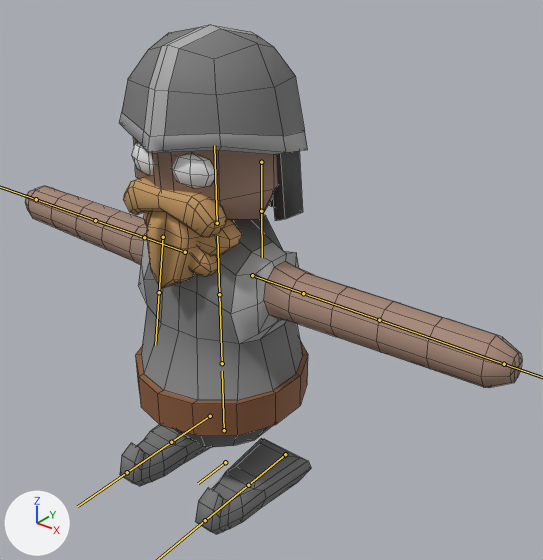
Before and after pictures for a commit that changed the FBX model Assets/Character/Knight.fbx.
Camera for both pictures: a 50 mm camera at (0.939, -1.005, 1.129) aimed at (0.003, 0.165, 0.403). Every picture has the same lights, and +X, +Y and +Z are marked at lower left. The bones that bend it are drawn over the model as lines. Mesh edges are drawn as thin lines.

Names of what the first picture shows: 'Knight'.
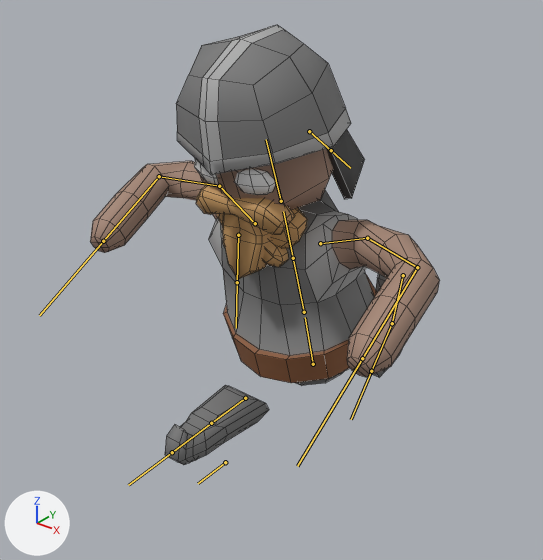
The newer file adds an action. The first version stands in its rest pose; the second is drawn at frame 12 of the action 'Armature|Push'.

Changed parts and their boxes (x1, y1, x2, y2) in the pictures (543 x 560 px):
```json
{"object": "Knight", "change": "posed", "before": [25, 25, 522, 534], "after": [90, 25, 440, 465], "on screen": "30% narrower, 14% shorter"}
{"bone": "Hips", "before": "(224, 430) to (222, 371)", "after": "(313, 364) to (305, 317)"}
{"bone": "Belly", "before": "(222, 363) to (219, 294)", "after": "(304, 312) to (293, 258)"}
{"bone": "Head", "before": "(217, 223) to (214, 145)", "after": "(281, 201) to (266, 139)"}
{"bone": "Helmet", "before": "(261, 162) to (261, 211)", "after": "(309, 131) to (331, 150)"}
{"bone": "Beard", "before": "(163, 237) to (159, 292)", "after": "(238, 235) to (237, 282)"}
{"bone": "Shoulder.L", "before": "(252, 275) to (303, 293)", "after": "(320, 243) to (367, 238)"}
{"bone": "UpperArm.L", "before": "(303, 293) to (379, 320)", "after": "(367, 238) to (417, 267)"}
{"bone": "LowerArm.L", "before": "(379, 320) to (504, 364)", "after": "(417, 267) to (362, 358)"}
{"bone": "Shoulder.R", "before": "(185, 252) to (144, 237)", "after": "(255, 223) to (219, 186)"}
{"bone": "UpperArm.R", "before": "(144, 237) to (95, 220)", "after": "(219, 186) to (159, 176)"}
{"bone": "LowerArm.R", "before": "(95, 220) to (36, 199)", "after": "(159, 176) to (103, 241)"}
{"bone": "Ankle.L", "before": "(285, 454) to (248, 485)", "after": "(403, 275) to (392, 323)"}
{"bone": "Foot.L", "before": "(248, 485) to (205, 520)", "after": "(392, 323) to (371, 371)"}
{"bone": "Ankle.R", "before": "(210, 416) to (171, 442)", "after": "(245, 398) to (211, 423)"}
{"bone": "Foot.R", "before": "(171, 442) to (127, 472)", "after": "(211, 423) to (172, 452)"}
```

The change, as JSON lines over the scene's bpy script:
```json
{"block": "bone_hips", "where": "bone_hips = bpy.data.objects['Armature'].pose.bones['Hips']  # child of 'Root'"}
{"op": "set", "path": "bone_hips.location", "old": "(0.0, 0.0, 0.0)", "new": "(0.0, 0.008, -0.34)"}
{"op": "set", "path": "bone_hips.rotation_quaternion", "old": "(1.0, 0.0, 0.0, 0.0)", "new": "(0.991, 0.13, 0.0, 0.0)", "note": "degrees (0, 0, 0) -> degrees (15, 0, 0)"}
{"block": "bone_belly", "where": "bone_belly = bpy.data.objects['Armature'].pose.bones['Belly']  # child of 'Hips'"}
{"op": "set", "path": "bone_belly.rotation_quaternion", "old": "(1.0, 0.0, 0.0, 0.0)", "new": "(1.0, 0.013, 0.0, 0.0)", "note": "degrees (0, 0, 0) -> degrees (2, 0, 0)"}
{"block": "bone_head", "where": "bone_head = bpy.data.objects['Armature'].pose.bones['Head']  # child of 'Chest'"}
{"op": "set", "path": "bone_head.rotation_quaternion", "old": "(1.0, 0.0, 0.0, 0.0)", "new": "(1.0, 0.028, 0.003, -0.001)", "note": "degrees (0, 0, 0) -> degrees (3, 0, 0)"}
{"block": "bone_helmet", "where": "bone_helmet = bpy.data.objects['Armature'].pose.bones['Helmet']  # child of 'Head'"}
{"op": "set", "path": "bone_helmet.rotation_quaternion", "old": "(1.0, 0.0, 0.0, 0.0)", "new": "(0.955, -0.001, 0.0, -0.297)", "note": "degrees (0, 0, 0) -> degrees (0, 0, -35)"}
{"block": "bone_beard", "where": "bone_beard = bpy.data.objects['Armature'].pose.bones['Beard']  # child of 'Head'"}
{"op": "set", "path": "bone_beard.rotation_quaternion", "old": "(1.0, 0.0, 0.0, 0.0)", "new": "(0.993, 0.001, 0.0, 0.116)", "note": "degrees (0, 0, 0) -> degrees (0, 0, 13)"}
{"block": "bone_shoulder_l", "where": "bone_shoulder_l = bpy.data.objects['Armature'].pose.bones['Shoulder.L']  # child of 'Chest'"}
{"op": "set", "path": "bone_shoulder_l.rotation_quaternion", "old": "(1.0, 0.0, 0.0, 0.0)", "new": "(0.949, -0.006, -0.262, 0.175)", "note": "degrees (0, 0, 0) -> degrees (-7, -30, 23)"}
{"block": "bone_upperarm_l", "where": "bone_upperarm_l = bpy.data.objects['Armature'].pose.bones['UpperArm.L']  # child of 'Shoulder.L'"}
{"op": "set", "path": "bone_upperarm_l.rotation_quaternion", "old": "(1.0, 0.0, 0.0, 0.0)", "new": "(0.939, -0.17, 0.223, -0.199)", "note": "degrees (0, 0, 0) -> degrees (-26, 21, -29)"}
{"block": "bone_lowerarm_l", "where": "bone_lowerarm_l = bpy.data.objects['Armature'].pose.bones['LowerArm.L']  # child of 'UpperArm.L'"}
{"op": "set", "path": "bone_lowerarm_l.rotation_quaternion", "old": "(1.0, 0.0, 0.0, 0.0)", "new": "(0.787, 0.085, 0.287, -0.539)", "note": "degrees (0, 0, 0) -> degrees (-12, 33, -72)"}
{"block": "bone_shoulder_r", "where": "bone_shoulder_r = bpy.data.objects['Armature'].pose.bones['Shoulder.R']  # child of 'Chest'"}
{"op": "set", "path": "bone_shoulder_r.rotation_quaternion", "old": "(1.0, 0.0, 0.0, 0.0)", "new": "(0.913, -0.31, 0.265, -0.035)", "note": "degrees (0, 0, 0) -> degrees (-41, 28, -15)"}
{"block": "bone_upperarm_r", "where": "bone_upperarm_r = bpy.data.objects['Armature'].pose.bones['UpperArm.R']  # child of 'Shoulder.R'"}
{"op": "set", "path": "bone_upperarm_r.rotation_quaternion", "old": "(1.0, 0.0, 0.0, 0.0)", "new": "(0.8, -0.185, -0.51, -0.256)", "note": "degrees (0, 0, 0) -> degrees (-5, -66, -32)"}
{"block": "bone_lowerarm_r", "where": "bone_lowerarm_r = bpy.data.objects['Armature'].pose.bones['LowerArm.R']  # child of 'UpperArm.R'"}
{"op": "set", "path": "bone_lowerarm_r.rotation_quaternion", "old": "(1.0, 0.0, 0.0, 0.0)", "new": "(0.703, -0.428, -0.26, 0.505)", "note": "degrees (0, 0, 0) -> degrees (-60, 4, 69)"}
{"block": "bone_ankle_l", "where": "bone_ankle_l = bpy.data.objects['Armature'].pose.bones['Ankle.L']  # child of 'Hips'"}
{"op": "set", "path": "bone_ankle_l.location", "old": "(0.0, 0.0, 0.0)", "new": "(0.0, -0.192, -0.193)"}
{"op": "set", "path": "bone_ankle_l.rotation_quaternion", "old": "(1.0, 0.0, 0.0, 0.0)", "new": "(0.874, 0.485, 0.0, 0.0)", "note": "degrees (0, 0, 0) -> degrees (58, 0, 0)"}
{"block": "bone_foot_l", "where": "bone_foot_l = bpy.data.objects['Armature'].pose.bones['Foot.L']  # child of 'Ankle.L'"}
{"op": "set", "path": "bone_foot_l.rotation_quaternion", "old": "(1.0, 0.0, 0.0, 0.0)", "new": "(0.978, 0.21, 0.0, 0.0)", "note": "degrees (0, 0, 0) -> degrees (24, 0, 0)"}
{"block": "bone_ankle_r", "where": "bone_ankle_r = bpy.data.objects['Armature'].pose.bones['Ankle.R']  # child of 'Hips'"}
{"op": "set", "path": "bone_ankle_r.location", "old": "(0.0, 0.0, 0.0)", "new": "(0.0, 0.223, -0.008)"}
{"op": "set", "path": "bone_ankle_r.rotation_quaternion", "old": "(1.0, 0.0, 0.0, 0.0)", "new": "(0.993, -0.12, 0.0, 0.0)", "note": "degrees (0, 0, 0) -> degrees (-14, 0, 0)"}
{"block": "bone_foot_r", "where": "bone_foot_r = bpy.data.objects['Armature'].pose.bones['Foot.R']  # child of 'Ankle.R'"}
{"op": "set", "path": "bone_foot_r.rotation_quaternion", "old": "(1.0, 0.0, 0.0, 0.0)", "new": "(1.0, -0.012, 0.0, 0.0)", "note": "degrees (0, 0, 0) -> degrees (-1, 0, 0)"}
```
